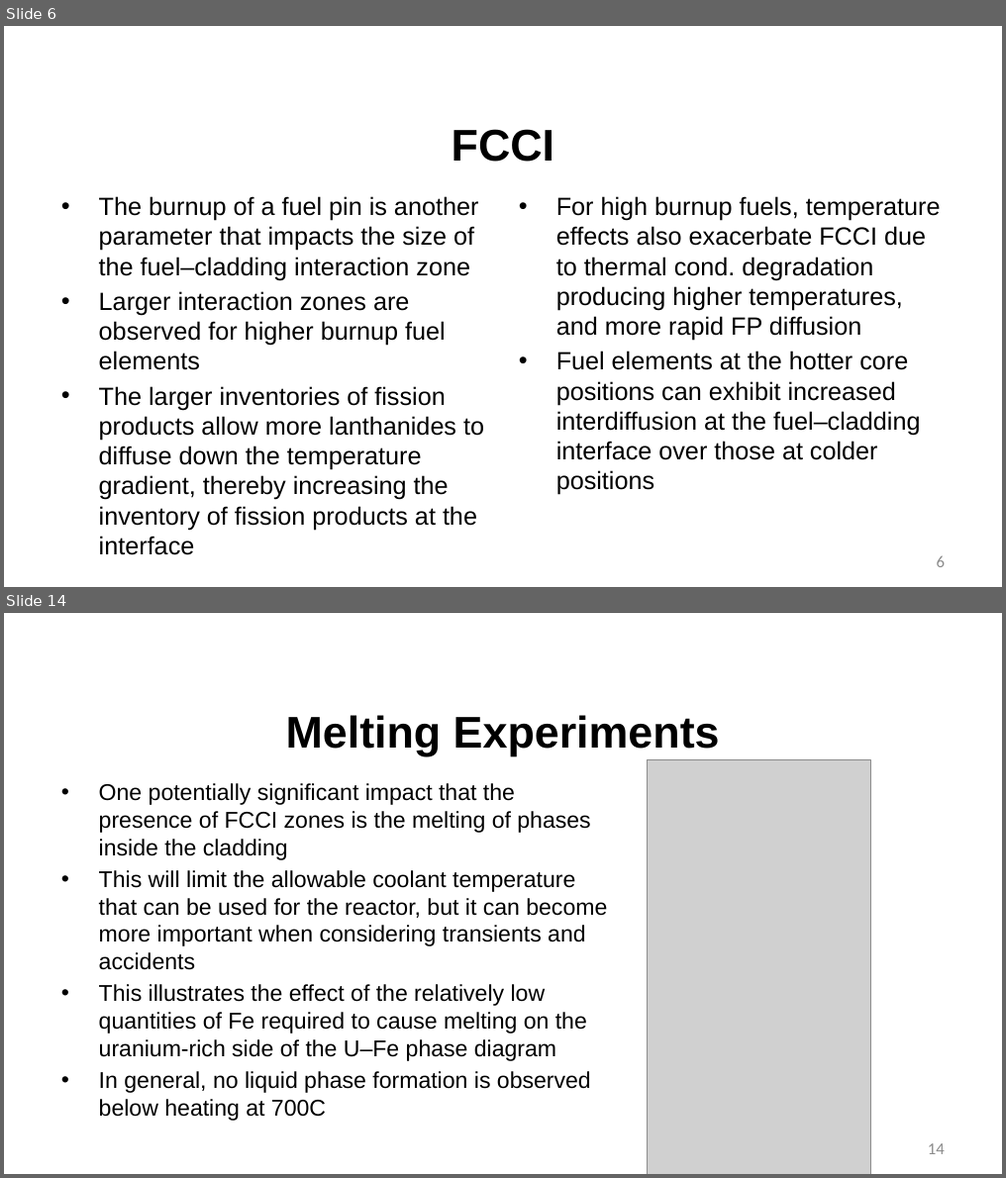
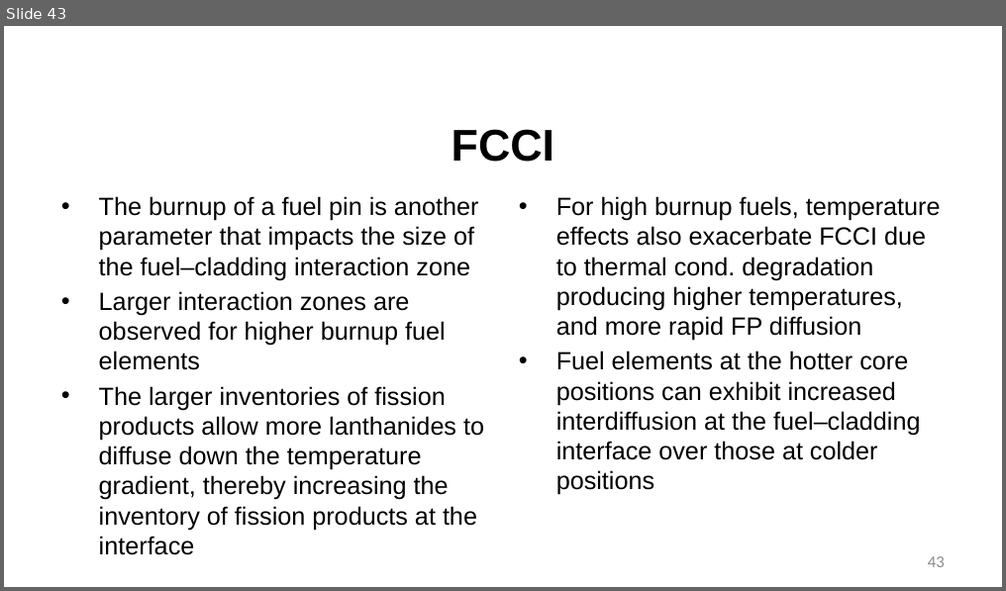
Before and after one commit to benbeeler/TEACHING, a slide deck: Advanced Reactor Materials/Fall2025/Lec9_SFRs.pptx. Shown one above the other, each under a label of ours: slides 6 and 14 before the commit, slide 43 after it; the slides between them are not shown. The pictures are 1006x1178 and 1006x591 pixels, drawn with LibreOffice and Linux fonts; fonts in the diff are those of the drawing; grey boxes stand for pictures; background and template pictures are left out. Boxes give left, top, right and bottom in pixels: in the first picture for what was removed or moved away, otherwise in the second. Text is boxed around its words. In the diff, an @@ line names an element or a change of style, - is before the commit and + after.

```diff
--- a/Advanced Reactor Materials/Fall2025/Lec9_SFRs.pptx
+++ b/Advanced Reactor Materials/Fall2025/Lec9_SFRs.pptx
@@ slide 14 removed at <box>4,613,1002,1174</box>, background #FFFFFF @@
@@ title removed at <box>286,715,720,757</box> @@
-Melting Experiments
@@ picture removed at <box>648,760,870,1174</box> @@
@@ text removed at <box>99,783,607,1121</box> @@
-• One potentially significant impact that the presence of FCCI zones is the melting of phases inside the cladding
-• This will limit the allowable coolant temperature that can be used for the reactor, but it can become more important when considering transients and accidents
-• This illustrates the effect of the relatively low quantities of Fe required to cause melting on the uranium-rich side of the U–Fe phase diagram
-• In general, no liquid phase formation is observed below heating at 700C
@@ page number removed at <box>928,1144,944,1155</box> @@
-14
@@ what was slide 6 is now slide 43 @@
@@ page number at <box>928,557,944,568</box>: text changed @@
-6
+43
```
Also in this commit, not shown: 4 slides changed, 39 slides added, 29 other slides removed, 27 other files.
